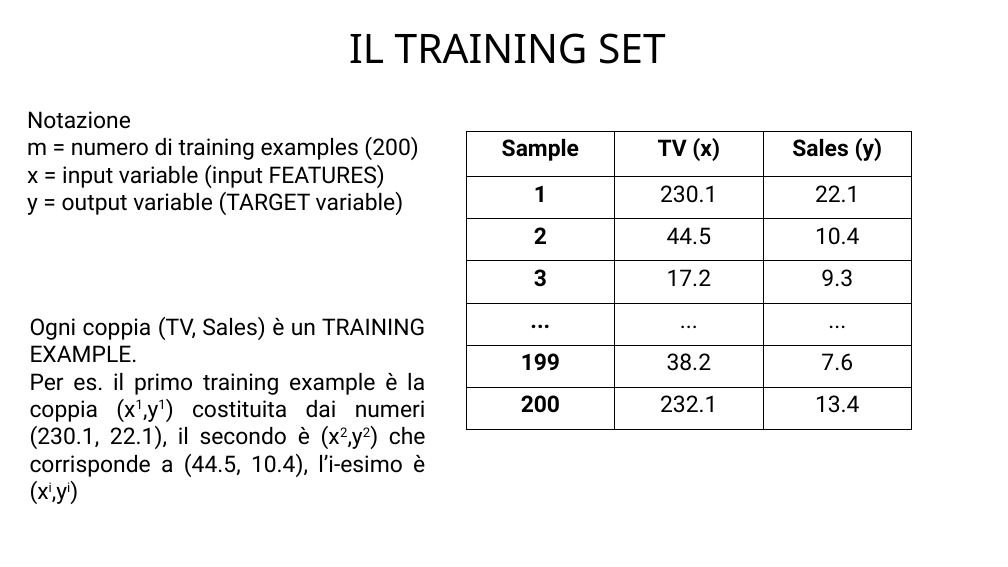
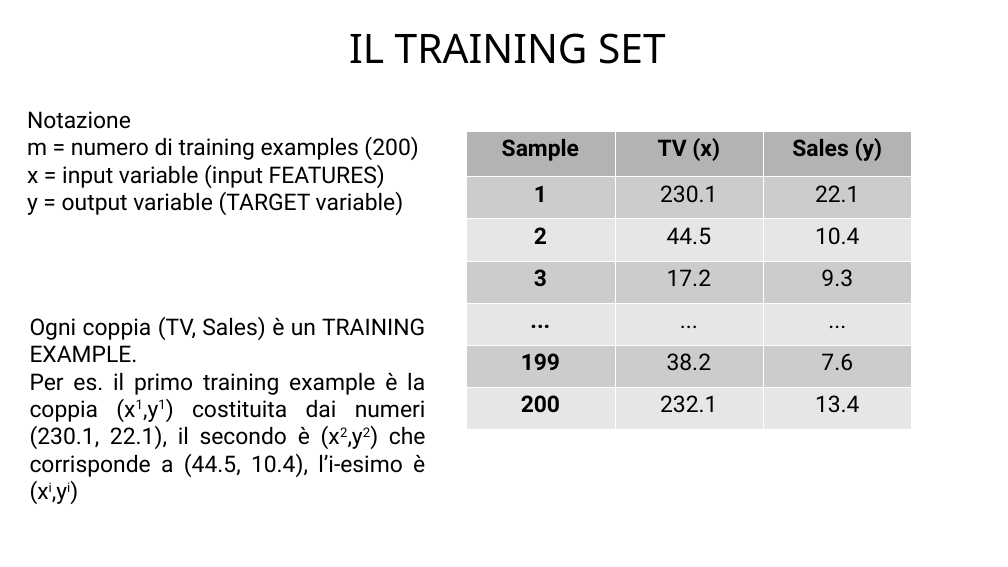
Before and after one commit to pal-dev-labs/Artificial-Intelligence-with-Python, a slide deck: slide 10 of presentazioni/AI-with-Python-lezione-8.odp. Drawn at 1008x567 pixels with LibreOffice and Linux fonts; fonts in the diff are those of the drawing; background and template pictures are left out. Boxes give left, top, right and bottom in pixels: in the first picture for what was removed or moved away, otherwise in the second. Text is boxed around its words. In the diff, an @@ line names an element or a change of style, - is before the commit and + after.

```diff
--- a/presentazioni/AI-with-Python-lezione-8.odp
+++ b/presentazioni/AI-with-Python-lezione-8.odp
@@ table at <box>466,131,911,429</box> @@
@@ fill none to #B3B3B3 in row 1 @@
@@ fill none to #CCCCCC in 9 cells @@
@@ fill none to #E6E6E6 in 9 cells @@
@@ borders changed @@
```
Also in this commit, not shown: 2 other slides changed, 5 other files.
